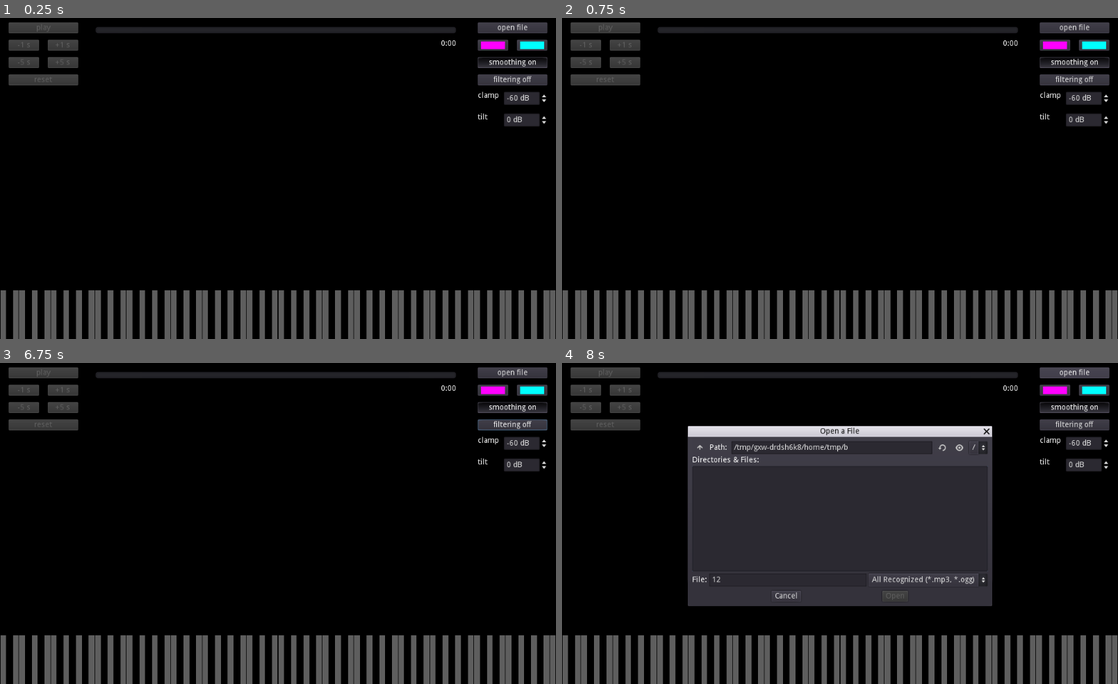
Above: before the commit, frames 1-4 (two rows, left to right).
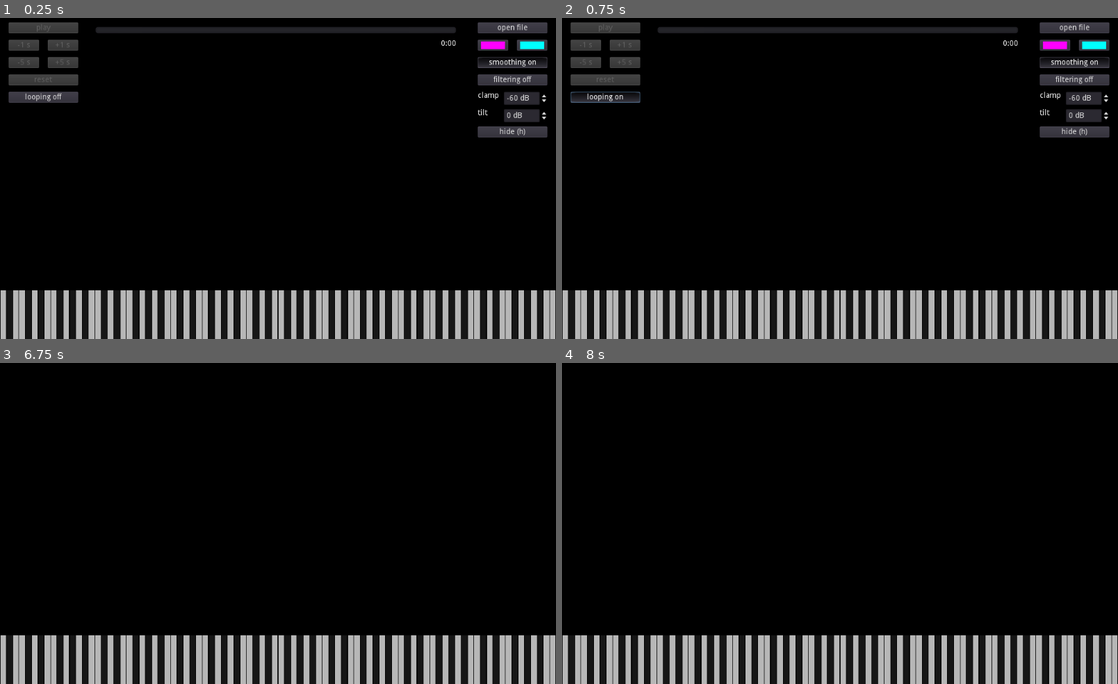
Above: after the commit, the same moments.

Repository: kinokomushroom/Godot-Piano-Transcription-Helper
Game: Godot game, scene res://Main.tscn
Two runs of this game, one before a commit and one after it. Both use one fixed random seed, a clock stepped at 60 frames per second and the inputs below.
Inputs (mouse positions are in pixels of both pictures, inside the frame that each line leads up to):
- Up to frame 1 (0.25 s): no input
- Up to frame 2 (0.75 s): click (606, 98) at 0.5 s, where only the run after the commit has a clickable "looping off"
- Up to frame 3 (6.75 s): click (44, 443) at 1.25 s, where only the run after the commit has a clickable "looping on"; click "open file" at 2 s; click (227, 581) at 2.77 s; type "12" at 2.85 s; click "smoothing on" at 3.5 s; click "smoothing off" at 4.25 s; click "filtering off" at 5 s; click "filtering on" at 5.75 s; click (511, 478) at 6.5 s, where only the run after the commit has a clickable "hide (h)"
- Up to frame 4 (8 s): click (1073, 372) at 7.25 s, where only the run before the commit has a clickable "open file"

The runs differ from the first frame. In frame 1, 9.4% of the frame differs, in the area x 0-100%, y 22-100%; in frame 2, 9.3%; in frame 3, 13%; in frame 4, 44%, in the area x 0-100%, y 1-100%.

Commit message:
Added shortcuts
Added keyboard shortcuts for most functions.
Added feature to hide UI and piano keys.

Diff:
--- a/Main.gd
+++ b/Main.gd
@@ -14,6 +14,7 @@
 var filter_appear_speed: float = 0.1
 var filter_disappear_speed: float = 0.2
 var lowest_magnitude: float = -60.0
+var absolute_lowest_magnitude: float = -80.0
 var magnitude_decrease_speed: float = 1.5 * lowest_magnitude
 
 var magnitude_bar_width: float = 0.4
@@ -40,8 +41,14 @@
 
 var file_chosen: bool = false
 var play_position: float = 0.0
-var playing: bool = false
+var end_cut: float = 0.05
+var playing_mode: bool = false
 var scrubbing: bool = false
+var loop: bool = false
+var reached_end: bool = false
+
+enum HideState {NONE, UI, BOTH}
+var hide_state = HideState.NONE
 
 func map_range(value, source_start, source_end, target_start, target_end):
 	var mapped_value: float = value - source_start
@@ -60,18 +67,17 @@
 	$Control/minus5.disabled = false
 	$Control/plus5.disabled = false
 	$AudioStreamPlayer.stop()
-	playing = false
+	playing_mode = false
 	play_position = 0.0
 	stream_length = $AudioStreamPlayer.stream.get_length()
-	$Control/TimeBar.max_value = stream_length
+	$Control/TimeBar.max_value = stream_length - end_cut
 	$Control/TimeBar.value = play_position
 	$Control/startstop.pressed = false
 
-func change_time(difference):
-	play_position = clamp(play_position + difference, 0.0, stream_length)
+func change_time(time):
+	play_position = clamp(time, 0.0, stream_length - end_cut)
 	$Control/TimeBar.value = play_position
-	if playing:
-		$AudioStreamPlayer.play(play_position)
+	$AudioStreamPlayer.seek(play_position)
 
 func import_mp3(path: String):
 	var file = File.new()
@@ -88,7 +94,38 @@
 	file.close()
 	return stream
 
+func control_playback():
+	if file_chosen:
+		reached_end = play_position >= stream_length - end_cut
+		var stream_playing: bool = $AudioStreamPlayer.playing
+		if not scrubbing:
+			if playing_mode:
+				if not stream_playing:
+					if not reached_end:
+						$AudioStreamPlayer.play(play_position)
+					elif reached_end and loop:
+						$AudioStreamPlayer.play(0.0)
+				elif stream_playing and reached_end:
+					if loop:
+						$AudioStreamPlayer.play(0.0)
+					else:
+						$AudioStreamPlayer.stop()
+			elif not playing_mode and stream_playing:
+				$AudioStreamPlayer.stop()
+			play_position = $AudioStreamPlayer.get_playback_position()
+			$Control/TimeBar.value = play_position
+		elif scrubbing:
+			if playing_mode and stream_playing:
+				$AudioStreamPlayer.stop()
+			play_position = $Control/TimeBar.value
+			$AudioStreamPlayer.seek(play_position)
+			scrubbing = false
+
 func analyze_frequencies():
+	if not $AudioStreamPlayer.playing:
+		# stop processing when paused, so that it appears frozen
+		return
+
 	for key_index in range(0, key_number):
 		var frequency_start: float = lowest_frequency * pow(2.0, (1.0 / 12.0) * (key_index - 0.5))
 		var frequency_end: float = lowest_frequency * pow(2.0, (1.0 / 12.0) * (key_index + 0.5))
@@ -102,7 +139,7 @@
 
 		# fix infinity errors when magnitude is 0
 		if magnitude_db == -INF:
-			magnitude_db = lowest_magnitude
+			magnitude_db = absolute_lowest_magnitude
 
 		# average values over several frames
 		var sum: float = magnitude_db
@@ -121,23 +158,18 @@
 
 		# gradually decrease value to make it less jumpy
 		magnitude_db = max(magnitude_db_array[key_index][averaging_frames - 2] + magnitude_decrease_speed * delta, magnitude_db)
-		magnitude_db = max(lowest_magnitude, magnitude_db)
+		magnitude_db = max(absolute_lowest_magnitude, magnitude_db)
 		magnitude_db_array[key_index][averaging_frames - 1] = magnitude_db
 
+	# analyze peak frequencies
 	for key_index in range(1, key_number - 1):
 		var center_value: float = magnitude_db_array[key_index][averaging_frames - 1]
 		var left_value: float = magnitude_db_array[key_index - 1][averaging_frames - 1]
 		var right_value: float = magnitude_db_array[key_index + 1][averaging_frames - 1]
 		if center_value >= left_value - filter_max_difference and center_value >= right_value - filter_max_difference:
-			if smooth:
-				filtered_magnitude_array[key_index] = min(1.0, filtered_magnitude_array[key_index] + 1.0 / filter_appear_speed * delta)
-			else:
-				filtered_magnitude_array[key_index] = 1.0
+			filtered_magnitude_array[key_index] = min(1.0, filtered_magnitude_array[key_index] + 1.0 / filter_appear_speed * delta)
 		else:
-			if smooth:
-				filtered_magnitude_array[key_index] = max(0.0, filtered_magnitude_array[key_index] - 1.0 / filter_disappear_speed * delta)
-			else:
-				filtered_magnitude_array[key_index] = 0.0
+			filtered_magnitude_array[key_index] = max(0.0, filtered_magnitude_array[key_index] - 1.0 / filter_disappear_speed * delta)
 
 func draw_magnitude():
 	for key_index in range(0, key_number):
@@ -148,12 +180,14 @@
 		var height: float = screen_size.y * height_uniform
 		var width: float = screen_size.x / float(key_number) * magnitude_bar_width
 		var color: Color = gradient.interpolate(x_position_uniform)
+		var alpha: float = 1.0
 		if height_uniform < 0.5:
-			color = color.darkened(map_range(height_uniform, 0.0, 0.5, 0.9, 0.0))
+			alpha *= map_range(height_uniform, 0.0, 0.5, 0.1, 1.0)
 		else:
 			color = color.lightened(map_range(height_uniform, 0.5, 1.0, 0.0, 1.0))
 		if filter:
-			color = color.darkened(1.0 - map_range(filtered_magnitude_array[key_index], 0.0, 1.0, 0.2, 1.0))
+			alpha *= map_range(filtered_magnitude_array[key_index], 0.0, 1.0, 0.2, 1.0)
+		color.a = alpha
 		draw_rect(Rect2(x_position - width / 2, (screen_size.y - height) * bar_screen_height, width, height * bar_screen_height), color)
 
 func draw_lines():
@@ -166,6 +200,7 @@
 	line_opacity = clamp(line_opacity, 0.0, 1.0)
 	var color: Color = line_color
 	color.a = line_opacity
+
 	# draw lines from -120dB to 50dB
 	for db in range(-120, 40, 20):
 		var line_height_left = screen_size.y * map_range(db - tilt_amount, lowest_magnitude, 0.0, 1.0, 0.0) * bar_screen_height
@@ -181,17 +216,21 @@
 		if key_white_array[key_index]:
 			draw_rect(Rect2(x_position - width / 2, screen_size.y - height, width, height), white_key_color)
 		else:
-			draw_rect(Rect2(x_position - width / 2, screen_size.y - height, width, height * 0.8), black_key_color)
+#			draw_rect(Rect2(x_position - width / 2, screen_size.y - height, width, height * 0.8), black_key_color)
+			draw_rect(Rect2(x_position - width / 2, screen_size.y - height, width, height), black_key_color)
 
 func _draw():
 	draw_rect(Rect2(0, 0, screen_size.x, screen_size.y), Color.black)
 	draw_lines()
 	draw_magnitude()
-	draw_key()
+	if hide_state != HideState.BOTH:
+		draw_key()
 
 func viewport_size_changed():
 	screen_size = get_viewport().size
 	$Control.rect_size = screen_size
+	if hide_state != HideState.NONE:
+		$Control.rect_position.x = screen_size.x
 
 func _ready():
 	# make viewport resize detectable
@@ -202,7 +241,7 @@
 	for key_index in range(0, key_number):
 		var values = []
 		for frame in averaging_frames:
-			values.append(lowest_magnitude)
+			values.append(absolute_lowest_magnitude)
 		magnitude_db_array.append(values)
 
 		filtered_magnitude_array.append(0)
@@ -214,58 +253,41 @@
 
 func _process(_delta):
 	delta = _delta
-	if file_chosen:
-		var stream_playing: bool = $AudioStreamPlayer.playing
-		if playing and not scrubbing:
-			var reached_end: bool = play_position >= stream_length - 0.1
-			if not stream_playing and not reached_end:
-				$AudioStreamPlayer.play(play_position)
-			if reached_end:
-				$AudioStreamPlayer.stop()
-			play_position = $AudioStreamPlayer.get_playback_position()
-			$Control/TimeBar.value = play_position
-		elif playing and scrubbing:
-			if stream_playing:
-				$AudioStreamPlayer.stop()
-			play_position = $Control/TimeBar.value
-			scrubbing = false
-		elif not playing and scrubbing:
-			play_position = $Control/TimeBar.value
-			scrubbing = false
+
+	control_playback()
+
+	# display time position
 	var minutes: int = floor(play_position / 60)
 	var seconds: int = int(play_position) % 60
 	$Control/Timestamp.text = "%d:%02d" % [minutes, seconds]
+
 	analyze_frequencies()
 	update()
 #	print(magnitude_db_array[40])
 
 func _on_startstop_toggled(button_pressed):
 	if button_pressed == true:
-		playing = true
+		playing_mode = true
 		$Control/startstop.text = "pause"
-		$AudioStreamPlayer.play(play_position)
-	else:
-		playing = false
+
+	else:
+		playing_mode = false
 		$Control/startstop.text = "play"
-		$AudioStreamPlayer.stop()
 
 func _on_minus1_pressed():
-	change_time(-1.0)
+	change_time(play_position - 1.0)
 
 func _on_plus1_pressed():
-	change_time(1.0)
+	change_time(play_position + 1.0)
 
 func _on_minus5_pressed():
-	change_time(-5.0)
+	change_time(play_position - 5.0)
 
 func _on_plus5_pressed():
-	change_time(5.0)
+	change_time(play_position + 5.0)
 
 func _on_reset_pressed():
-	play_position = 0.0
-	$Control/TimeBar.value = play_position
-	if playing:
-		$AudioStreamPlayer.play(play_position)
+	change_time(0.0)
 
 func _on_open_pressed():
 	$Control/FileDialog.popup_centered()
@@ -311,3 +333,31 @@
 func _on_tilt_value_changed(value):
 	tilt_amount = value
 	line_display_timer = line_display_duration
+
+func _on_loop_toggled(button_pressed):
+	if button_pressed:
+		loop = true
+		$Control/loop.text = "looping on"
+	else:
+		loop = false
+		$Control/loop.text = "looping off"
+
+# release focus from text fields when mouse exits them, so that shortcut keys work corecctly
+func _on_min_dB_mouse_exited():
+	$Control/min_dB.get_line_edit().release_focus()
+
+func _on_tilt_mouse_exited():
+	$Control/tilt.get_line_edit().release_focus()
+
+func _on_hide_pressed():
+	match hide_state:
+		HideState.NONE:
+			hide_state = HideState.UI
+			$Control.rect_position.x = screen_size.x
+		HideState.UI:
+			hide_state = HideState.BOTH
+			bar_screen_height = 1.0
+		HideState.BOTH:
+			hide_state = HideState.NONE
+			$Control.rect_position.x = 0
+			bar_screen_height = 1.0 - piano_bar_height
--- a/Main.tscn
+++ b/Main.tscn
@@ -1,15 +1,82 @@
-[gd_scene load_steps=3 format=2]
+[gd_scene load_steps=25 format=2]
 
 [ext_resource path="res://Main.gd" type="Script" id=1]
 
 [sub_resource type="Gradient" id=1]
 colors = PoolColorArray( 1, 0, 1, 1, 0, 1, 1, 1 )
+
+[sub_resource type="InputEventAction" id=4]
+action = "startstop"
+
+[sub_resource type="ShortCut" id=3]
+shortcut = SubResource( 4 )
+
+[sub_resource type="InputEventAction" id=5]
+action = "reset"
+
+[sub_resource type="ShortCut" id=6]
+shortcut = SubResource( 5 )
+
+[sub_resource type="InputEventAction" id=19]
+action = "loop"
+
+[sub_resource type="ShortCut" id=20]
+shortcut = SubResource( 19 )
+
+[sub_resource type="InputEventAction" id=7]
+action = "minus1"
+
+[sub_resource type="ShortCut" id=8]
+shortcut = SubResource( 7 )
+
+[sub_resource type="InputEventAction" id=9]
+action = "plus1"
+
+[sub_resource type="ShortCut" id=10]
+shortcut = SubResource( 9 )
+
+[sub_resource type="InputEventAction" id=11]
+action = "minus5"
+
+[sub_resource type="ShortCut" id=12]
+shortcut = SubResource( 11 )
+
+[sub_resource type="InputEventAction" id=13]
+action = "plus5"
+
+[sub_resource type="ShortCut" id=14]
+shortcut = SubResource( 13 )
+
+[sub_resource type="InputEventAction" id=21]
+action = "open"
+
+[sub_resource type="ShortCut" id=22]
+shortcut = SubResource( 21 )
+
+[sub_resource type="InputEventAction" id=23]
+action = "hide"
+
+[sub_resource type="ShortCut" id=24]
+shortcut = SubResource( 23 )
+
+[sub_resource type="InputEventAction" id=15]
+action = "smooth"
+
+[sub_resource type="ShortCut" id=16]
+shortcut = SubResource( 15 )
+
+[sub_resource type="InputEventAction" id=17]
+action = "filter"
+
+[sub_resource type="ShortCut" id=18]
+shortcut = SubResource( 17 )
 
 [node name="Main" type="Node2D"]
 script = ExtResource( 1 )
 gradient = SubResource( 1 )
-line_color = Color( 0.188235, 0.188235, 0.188235, 1 )
-white_key_color = Color( 0.372549, 0.372549, 0.372549, 1 )
+line_color = Color( 0.137255, 0.137255, 0.137255, 1 )
+white_key_color = Color( 0.721569, 0.721569, 0.721569, 1 )
+black_key_color = Color( 0.0901961, 0.0901961, 0.0901961, 1 )
 
 [node name="AudioStreamPlayer" type="AudioStreamPlayer" parent="."]
 
@@ -27,6 +94,7 @@
 margin_bottom = 36.0
 disabled = true
 toggle_mode = true
+shortcut = SubResource( 3 )
 text = "play"
 __meta__ = {
 "_edit_use_anchors_": false
@@ -38,7 +106,20 @@
 margin_right = 144.0
 margin_bottom = 132.0
 disabled = true
+shortcut = SubResource( 6 )
 text = "reset"
+__meta__ = {
+"_edit_use_anchors_": false
+}
+
+[node name="loop" type="Button" parent="Control"]
+margin_left = 16.0
+margin_top = 144.0
+margin_right = 144.0
+margin_bottom = 164.0
+toggle_mode = true
+shortcut = SubResource( 20 )
+text = "looping off"
 __meta__ = {
 "_edit_use_anchors_": false
 }
@@ -50,6 +131,7 @@
 margin_bottom = 68.0
 rect_pivot_offset = Vector2( 40, 10 )
 disabled = true
+shortcut = SubResource( 8 )
 text = "-1 s"
 __meta__ = {
 "_edit_use_anchors_": false
@@ -62,6 +144,7 @@
 margin_bottom = 68.0
 rect_pivot_offset = Vector2( 40, 10 )
 disabled = true
+shortcut = SubResource( 10 )
 text = "+1 s"
 __meta__ = {
 "_edit_use_anchors_": false
@@ -74,6 +157,7 @@
 margin_bottom = 100.0
 rect_pivot_offset = Vector2( 40, 10 )
 disabled = true
+shortcut = SubResource( 12 )
 text = "-5 s"
 __meta__ = {
 "_edit_use_anchors_": false
@@ -86,6 +170,7 @@
 margin_bottom = 100.0
 rect_pivot_offset = Vector2( 40, 10 )
 disabled = true
+shortcut = SubResource( 14 )
 text = "+5 s"
 __meta__ = {
 "_edit_use_anchors_": false
@@ -133,7 +218,21 @@
 margin_top = 16.0
 margin_right = -16.0
 margin_bottom = 36.0
+shortcut = SubResource( 22 )
 text = "open file"
+__meta__ = {
+"_edit_use_anchors_": false
+}
+
+[node name="hide" type="Button" parent="Control"]
+anchor_left = 1.0
+anchor_right = 1.0
+margin_left = -144.0
+margin_top = 208.0
+margin_right = -16.0
+margin_bottom = 228.0
+shortcut = SubResource( 24 )
+text = "hide (h)"
 __meta__ = {
 "_edit_use_anchors_": false
 }
@@ -147,6 +246,7 @@
 margin_bottom = 100.0
 toggle_mode = true
 pressed = true
+shortcut = SubResource( 16 )
 text = "smoothing on"
 __meta__ = {
 "_edit_use_anchors_": false
@@ -160,6 +260,7 @@
 margin_right = -16.0
 margin_bottom = 132.0
 toggle_mode = true
+shortcut = SubResource( 18 )
 text = "filtering off"
 __meta__ = {
 "_edit_use_anchors_": false
@@ -210,9 +311,9 @@
 anchor_left = 1.0
 anchor_right = 1.0
 margin_left = -96.0
-margin_top = 184.0
+margin_top = 176.0
 margin_right = -14.0
-margin_bottom = 208.0
+margin_bottom = 200.0
 min_value = -40.0
 max_value = 40.0
 step = 0.1
@@ -237,9 +338,9 @@
 anchor_left = 1.0
 anchor_right = 1.0
 margin_left = -144.0
-margin_top = 184.0
+margin_top = 176.0
 margin_right = -98.0
-margin_bottom = 198.0
+margin_bottom = 190.0
 text = "tilt"
 __meta__ = {
 "_edit_use_anchors_": false
@@ -247,6 +348,7 @@
 
 [connection signal="toggled" from="Control/startstop" to="." method="_on_startstop_toggled"]
 [connection signal="pressed" from="Control/reset" to="." method="_on_reset_pressed"]
+[connection signal="toggled" from="Control/loop" to="." method="_on_loop_toggled"]
 [connection signal="pressed" from="Control/minus1" to="." method="_on_minus1_pressed"]
 [connection signal="pressed" from="Control/plus1" to="." method="_on_plus1_pressed"]
 [connection signal="pressed" from="Control/minus5" to="." method="_on_minus5_pressed"]
@@ -255,8 +357,11 @@
 [connection signal="color_changed" from="Control/Color1" to="." method="_on_Color1_color_changed"]
 [connection signal="color_changed" from="Control/Color2" to="." method="_on_Color2_color_changed"]
 [connection signal="pressed" from="Control/open" to="." method="_on_open_pressed"]
+[connection signal="pressed" from="Control/hide" to="." method="_on_hide_pressed"]
 [connection signal="toggled" from="Control/smooth" to="." method="_on_smooth_toggled"]
 [connection signal="toggled" from="Control/filter" to="." method="_on_filter_toggled"]
 [connection signal="file_selected" from="Control/FileDialog" to="." method="_on_FileDialog_file_selected"]
+[connection signal="mouse_exited" from="Control/min_dB" to="." method="_on_min_dB_mouse_exited"]
 [connection signal="value_changed" from="Control/min_dB" to="." method="_on_min_dB_value_changed"]
+[connection signal="mouse_exited" from="Control/tilt" to="." method="_on_tilt_mouse_exited"]
 [connection signal="value_changed" from="Control/tilt" to="." method="_on_tilt_value_changed"]
--- a/project.godot
+++ b/project.godot
@@ -14,6 +14,101 @@
 run/main_scene="res://Main.tscn"
 config/icon="res://icon.png"
 
+[input]
+
+ui_accept={
+"deadzone": 0.5,
+"events": [ Object(InputEventKey,"resource_local_to_scene":false,"resource_name":"","device":0,"alt":false,"shift":false,"control":false,"meta":false,"command":false,"pressed":false,"scancode":16777221,"unicode":0,"echo":false,"script":null)
+, Object(InputEventKey,"resource_local_to_scene":false,"resource_name":"","device":0,"alt":false,"shift":false,"control":false,"meta":false,"command":false,"pressed":false,"scancode":16777222,"unicode":0,"echo":false,"script":null)
+, Object(InputEventJoypadButton,"resource_local_to_scene":false,"resource_name":"","device":0,"button_index":0,"pressure":0.0,"pressed":false,"script":null)
+ ]
+}
+ui_select={
+"deadzone": 0.5,
+"events": [ Object(InputEventJoypadButton,"resource_local_to_scene":false,"resource_name":"","device":0,"button_index":3,"pressure":0.0,"pressed":false,"script":null)
+ ]
+}
+ui_left={
+"deadzone": 0.5,
+"events": [ Object(InputEventJoypadButton,"resource_local_to_scene":false,"resource_name":"","device":0,"button_index":14,"pressure":0.0,"pressed":false,"script":null)
+ ]
+}
+ui_right={
+"deadzone": 0.5,
+"events": [ Object(InputEventJoypadButton,"resource_local_to_scene":false,"resource_name":"","device":0,"button_index":15,"pressure":0.0,"pressed":false,"script":null)
+ ]
+}
+ui_up={
+"deadzone": 0.5,
+"events": [ Object(InputEventJoypadButton,"resource_local_to_scene":false,"resource_name":"","device":0,"button_index":12,"pressure":0.0,"pressed":false,"script":null)
+ ]
+}
+ui_down={
+"deadzone": 0.5,
+"events": [ Object(InputEventJoypadButton,"resource_local_to_scene":false,"resource_name":"","device":0,"button_index":13,"pressure":0.0,"pressed":false,"script":null)
+ ]
+}
+startstop={
+"deadzone": 0.5,
+"events": [ Object(InputEventKey,"resource_local_to_scene":false,"resource_name":"","device":0,"alt":false,"shift":false,"control":false,"meta":false,"command":false,"pressed":false,"scancode":32,"unicode":0,"echo":false,"script":null)
+ ]
+}
+reset={
+"deadzone": 0.5,
+"events": [ Object(InputEventKey,"resource_local_to_scene":false,"resource_name":"","device":0,"alt":false,"shift":false,"control":false,"meta":false,"command":false,"pressed":false,"scancode":82,"unicode":0,"echo":false,"script":null)
+ ]
+}
+minus1={
+"deadzone": 0.5,
+"events": [ Object(InputEventKey,"resource_local_to_scene":false,"resource_name":"","device":0,"alt":false,"shift":false,"control":false,"meta":false,"command":false,"pressed":false,"scancode":16777234,"unicode":0,"echo":false,"script":null)
+ ]
+}
+plus1={
+"deadzone": 0.5,
+"events": [ Object(InputEventKey,"resource_local_to_scene":false,"resource_name":"","device":0,"alt":false,"shift":false,"control":false,"meta":false,"command":false,"pressed":false,"scancode":16777232,"unicode":0,"echo":false,"script":null)
+ ]
+}
+minus5={
+"deadzone": 0.5,
+"events": [ Object(InputEventKey,"resource_local_to_scene":false,"resource_name":"","device":0,"alt":false,"shift":false,"control":false,"meta":false,"command":false,"pressed":false,"scancode":16777231,"unicode":0,"echo":false,"script":null)
+ ]
+}
+plus5={
+"deadzone": 0.5,
+"events": [ Object(InputEventKey,"resource_local_to_scene":false,"resource_name":"","device":0,"alt":false,"shift":false,"control":false,"meta":false,"command":false,"pressed":false,"scancode":16777233,"unicode":0,"echo":false,"script":null)
+ ]
+}
+smooth={
+"deadzone": 0.5,
+"events": [ Object(InputEventKey,"resource_local_to_scene":false,"resource_name":"","device":0,"alt":false,"shift":false,"control":false,"meta":false,"command":false,"pressed":false,"scancode":83,"unicode":0,"echo":false,"script":null)
+ ]
+}
+filter={
+"deadzone": 0.5,
+"events": [ Object(InputEventKey,"resource_local_to_scene":false,"resource_name":"","device":0,"alt":false,"shift":false,"control":false,"meta":false,"command":false,"pressed":false,"scancode":70,"unicode":0,"echo":false,"script":null)
+ ]
+}
+hide={
+"deadzone": 0.5,
+"events": [ Object(InputEventKey,"resource_local_to_scene":false,"resource_name":"","device":0,"alt":false,"shift":false,"control":false,"meta":false,"command":false,"pressed":false,"scancode":72,"unicode":0,"echo":false,"script":null)
+ ]
+}
+open={
+"deadzone": 0.5,
+"events": [ Object(InputEventKey,"resource_local_to_scene":false,"resource_name":"","device":0,"alt":false,"shift":false,"control":false,"meta":false,"command":false,"pressed":false,"scancode":79,"unicode":0,"echo":false,"script":null)
+ ]
+}
+loop={
+"deadzone": 0.5,
+"events": [ Object(InputEventKey,"resource_local_to_scene":false,"resource_name":"","device":0,"alt":false,"shift":false,"control":false,"meta":false,"command":false,"pressed":false,"scancode":76,"unicode":0,"echo":false,"script":null)
+ ]
+}
+hide_ui={
+"deadzone": 0.5,
+"events": [ Object(InputEventKey,"resource_local_to_scene":false,"resource_name":"","device":0,"alt":false,"shift":false,"control":false,"meta":false,"command":false,"pressed":false,"scancode":84,"unicode":0,"echo":false,"script":null)
+ ]
+}
+
 [physics]
 
 common/enable_pause_aware_picking=true
Not shown, changed: README.md
